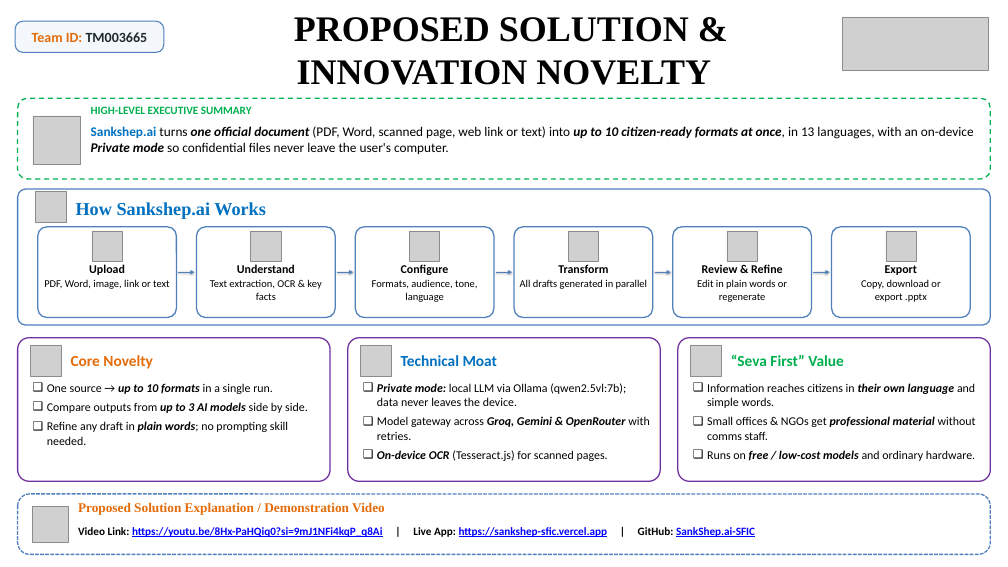
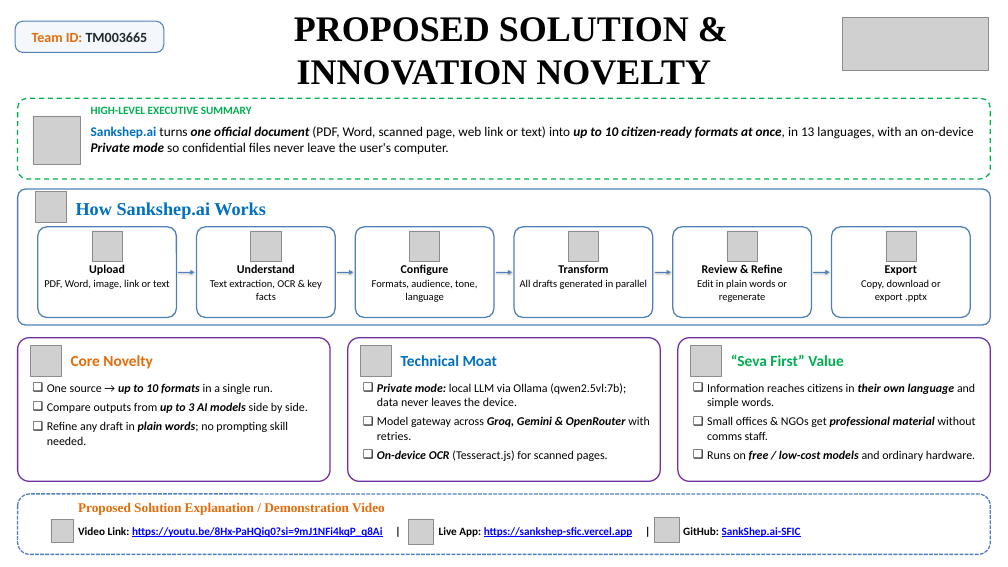
Before and after one commit to SiddharthDevmurari/SankShep.ai-SFIC, a slide deck: slide 3 of SFIC Synopsis PPT.pptx. Drawn at 1008x567 pixels with LibreOffice and Linux fonts; fonts in the diff are those of the drawing; grey boxes stand for pictures. Boxes give left, top, right and bottom in pixels: in the first picture for what was removed or moved away, otherwise in the second. Text is boxed around its words. In the diff, an @@ line names an element or a change of style, - is before the commit and + after.

```diff
--- a/SFIC Synopsis PPT.pptx
+++ b/SFIC Synopsis PPT.pptx
@@ picture: place and size @@
-picture at box(33, 507, 68, 542)
+picture at box(51, 520, 74, 542)
@@ text "Video Link: https://youtu.be/8Hx-PaHQiq0?si=9mJ1NFi4kqP_q8Ai ..." rewrapped from box(78, 527, 755, 537) to box(78, 527, 801, 537) @@
@@ picture added at box(408, 519, 433, 544) @@
@@ picture added at box(655, 518, 679, 542) @@
```
Also in this commit, not shown: 1 other file.
